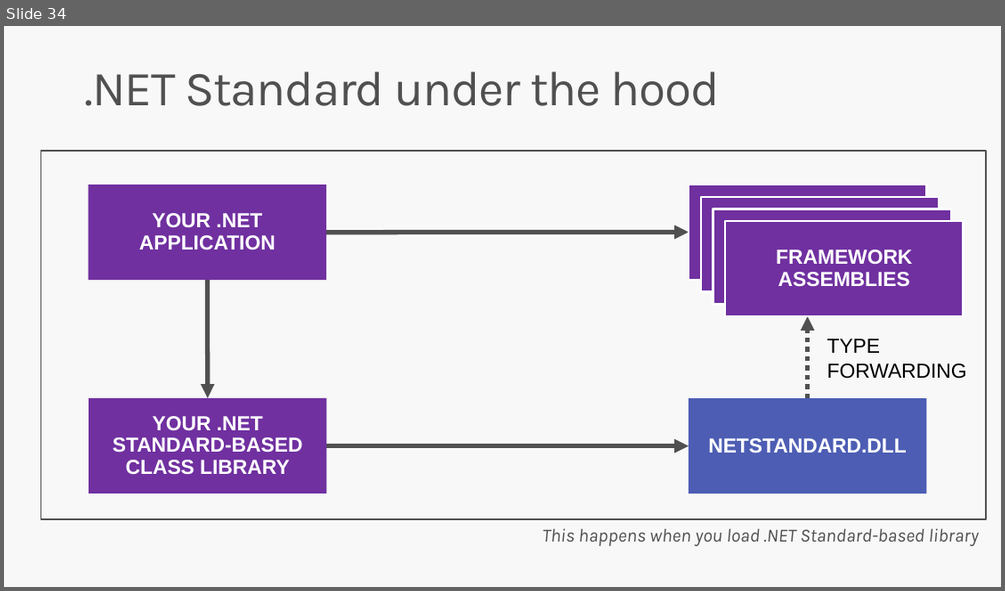
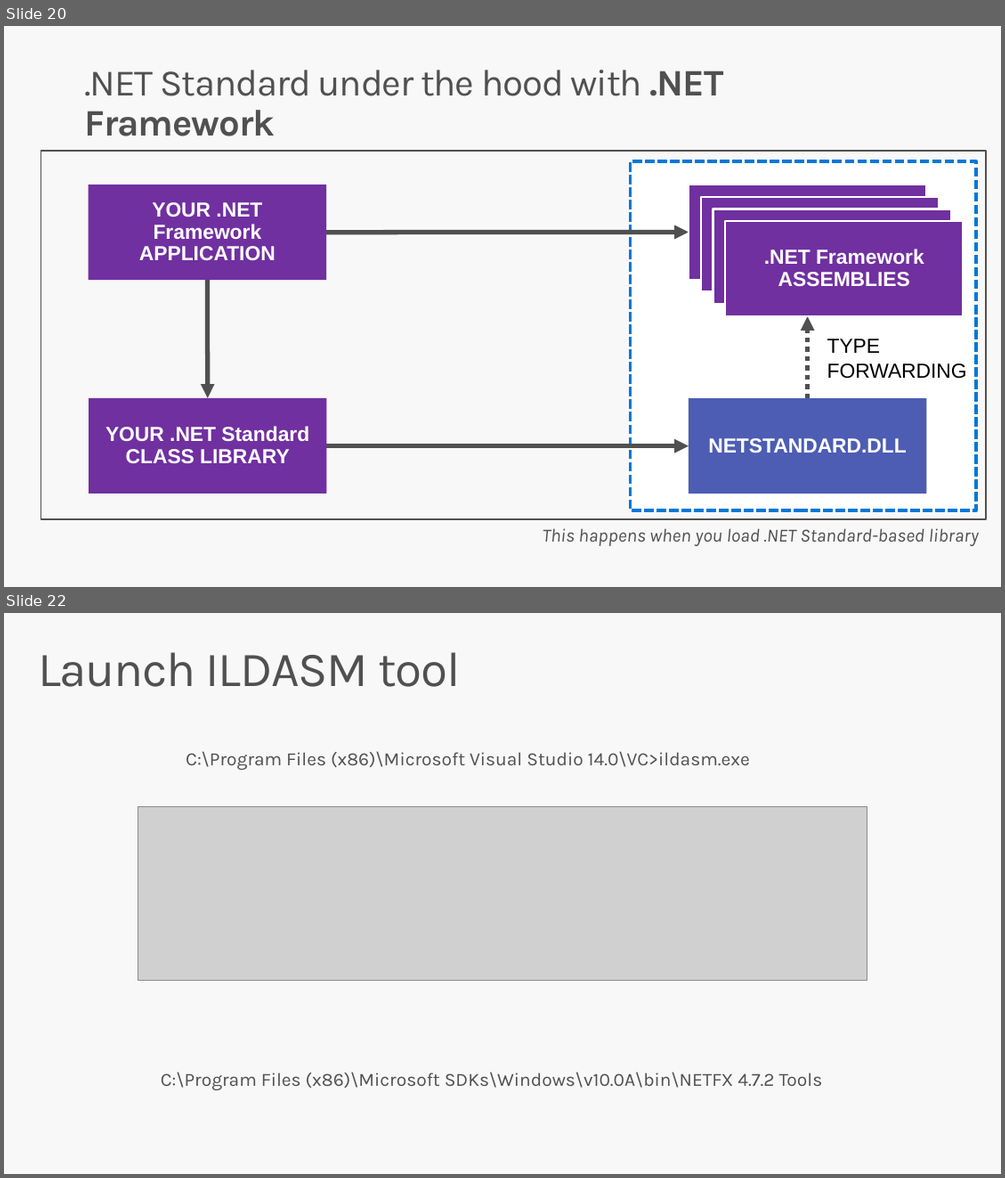
Before and after one commit to DotNetConfTh/dotnetconfth.github.io, a slide deck: sessions/2018/build-great-libraries-using-dot-net-standard/Build Great Libraries using .NET Standard.pptx. Shown one above the other, each under a label of ours: slide 34 before the commit, slides 20 and 22 after it; the slides between them are not shown. The pictures are 1005x591 and 1005x1178 pixels, drawn with LibreOffice and Linux fonts; fonts in the diff are those of the drawing; grey boxes stand for pictures; background and template pictures are left out. Boxes give left, top, right and bottom in pixels: in the first picture for what was removed or moved away, otherwise in the second. Text is boxed around its words. In the diff, an @@ line names an element or a change of style, - is before the commit and + after.

```diff
--- a/sessions/2018/build-great-libraries-using-dot-net-standard/Build Great Libraries using .NET Standard.pptx
+++ b/sessions/2018/build-great-libraries-using-dot-net-standard/Build Great Libraries using .NET Standard.pptx
@@ slide 22 added at (x1=4, y1=613, x2=1001, y2=1174), background #F8F8F8 @@
@@ title added at (x1=38, y1=652, x2=461, y2=687), 47 pt, text #505050 @@
+Launch ILDASM tool
@@ text added at (x1=186, y1=751, x2=750, y2=770), 18 pt, text #505050 @@
+C:\Program Files (x86)\Microsoft Visual Studio 14.0\VC>ildasm.exe
@@ picture added at (x1=138, y1=807, x2=867, y2=981) @@
@@ text added at (x1=161, y1=1071, x2=823, y2=1090), 18 pt, text #505050 @@
+C:\Program Files (x86)\Microsoft SDKs\Windows\v10.0A\bin\NETFX 4.7.2 Tools
@@ what was slide 34 is now slide 20 @@
@@ slide 20 changed as well @@
@@ title at (x1=84, y1=70, x2=724, y2=136): text changed; size 47 to 36 pt @@
-.NET Standard under the hood
+.NET Standard under the hood with .NET Framework
@@ rectangle added at (x1=631, y1=161, x2=976, y2=510), fill #FFFFFF, outline #0078D7 3 pt dashed @@
@@ text in rectangle at (x1=139, y1=202, x2=275, y2=260): text changed @@
-YOUR .NET APPLICATION
+YOUR .NET Framework APPLICATION
@@ text in rectangle at (x1=764, y1=248, x2=924, y2=287): text changed @@
-FRAMEWORK ASSEMBLIES
+.NET Framework ASSEMBLIES
@@ text in rectangle at (x1=105, y1=426, x2=309, y2=464): text changed @@
-YOUR .NET STANDARD-BASED CLASS LIBRARY
+YOUR .NET Standard CLASS LIBRARY
```
Also in this commit, not shown: 7 other slides changed, 15 other slides added, 24 slides removed, 20 other files.
